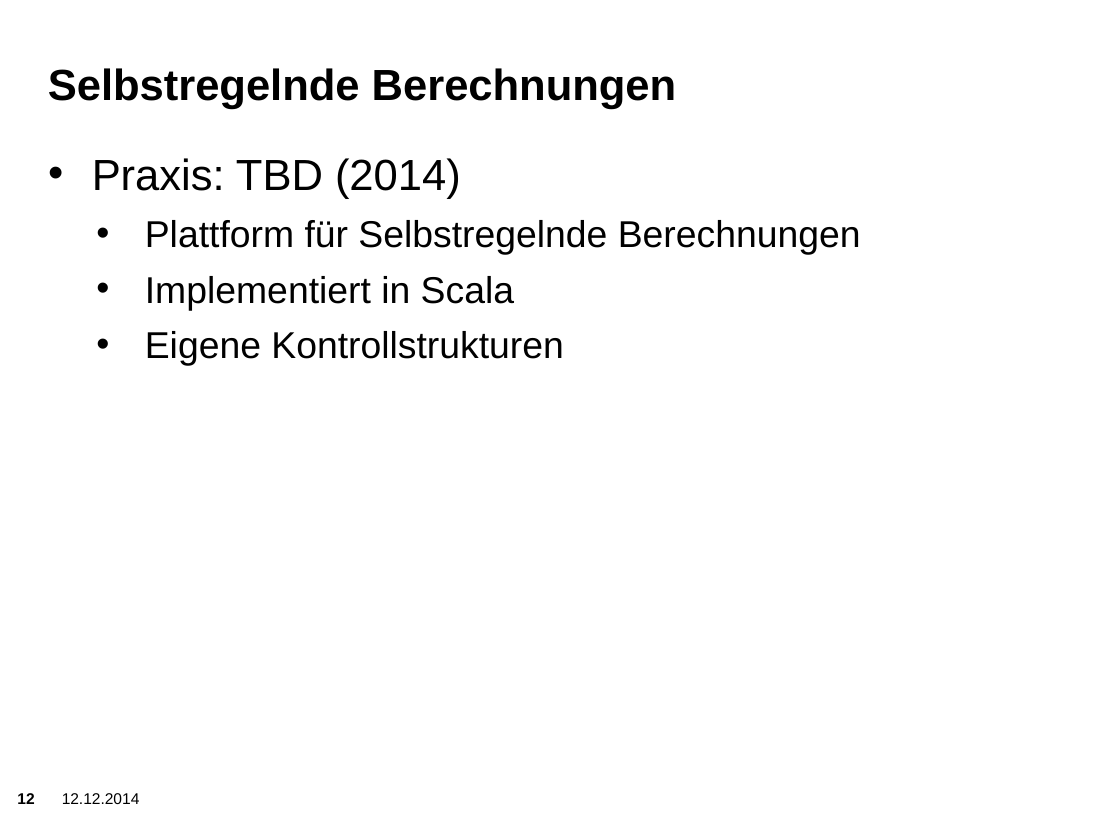
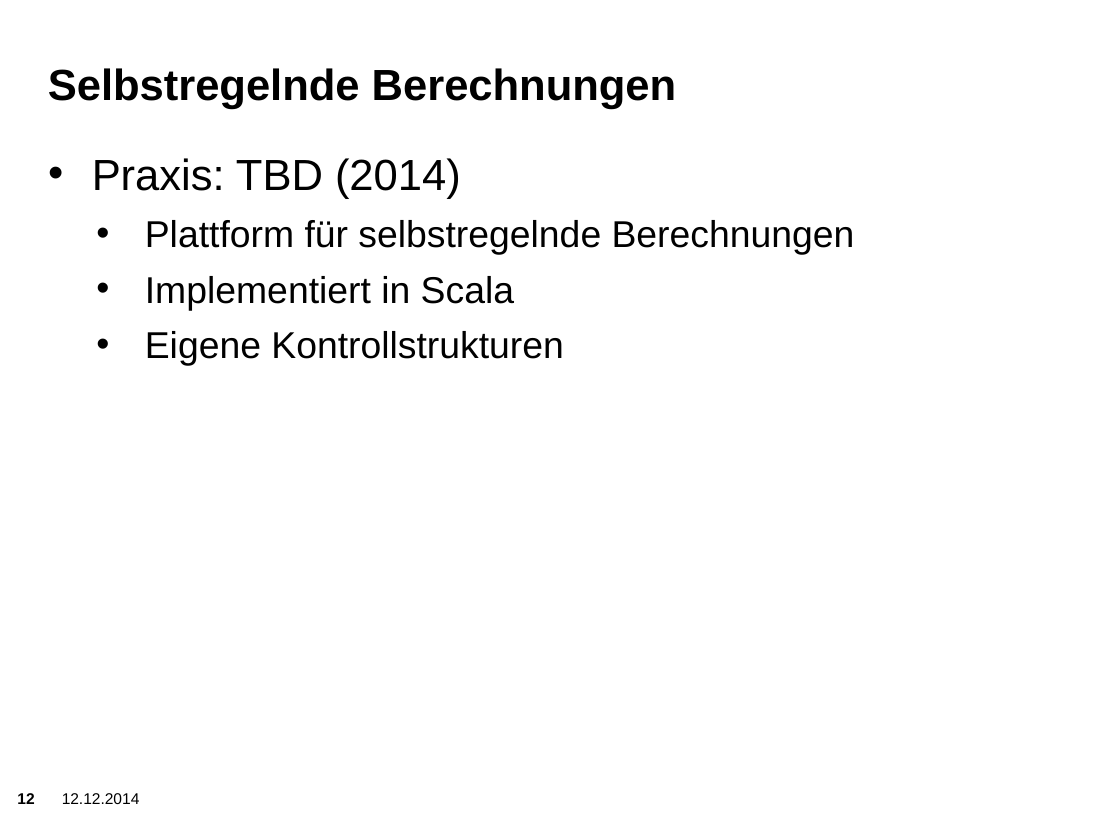
Before and after one commit to ejoebstl/bathesis, a slide deck: slide 12 of Abschlusspräsentation TBD.pptx. Drawn at 1120x840 pixels with LibreOffice and Linux fonts; fonts in the diff are those of the drawing; background and template pictures are left out. Boxes give left, top, right and bottom in pixels: in the first picture for what was removed or moved away, otherwise in the second. Text is boxed around its words. In the diff, an @@ line names an element or a change of style, - is before the commit and + after.

```diff
--- a/Abschlusspräsentation TBD.pptx
+++ b/Abschlusspräsentation TBD.pptx
@@ text at box(145, 220, 855, 255): text changed @@
-  • Plattform für Selbstregelnde Berechnungen
+  • Plattform für selbstregelnde Berechnungen
```
Also in this commit, not shown: 3 other slides changed.
